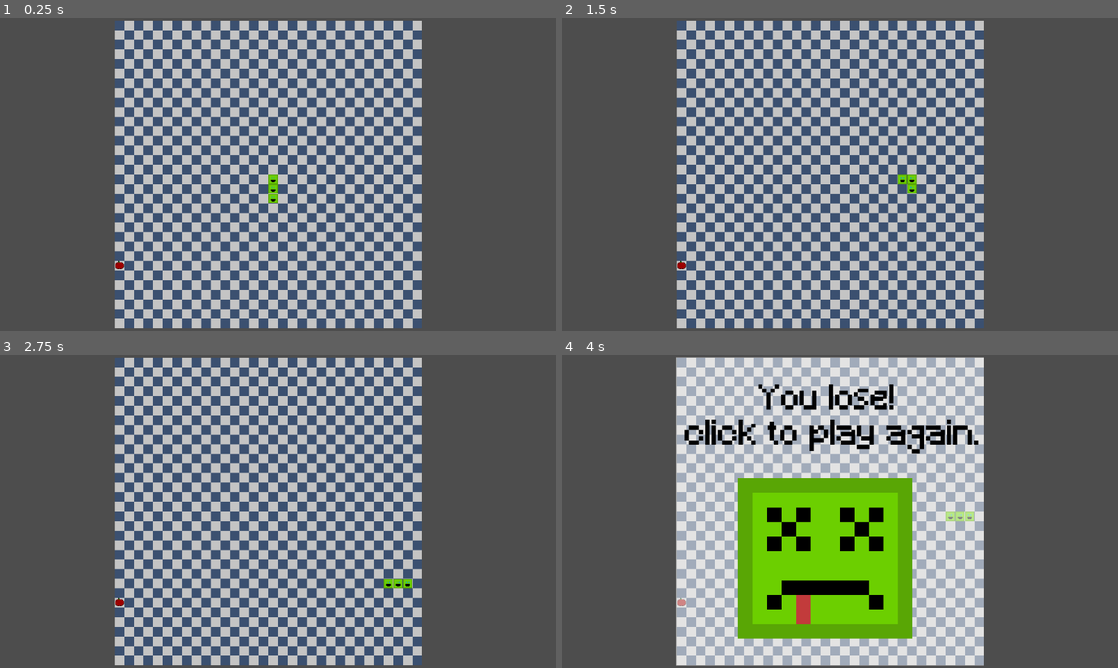
Above: before the commit, frames 1-4 (two rows, left to right).
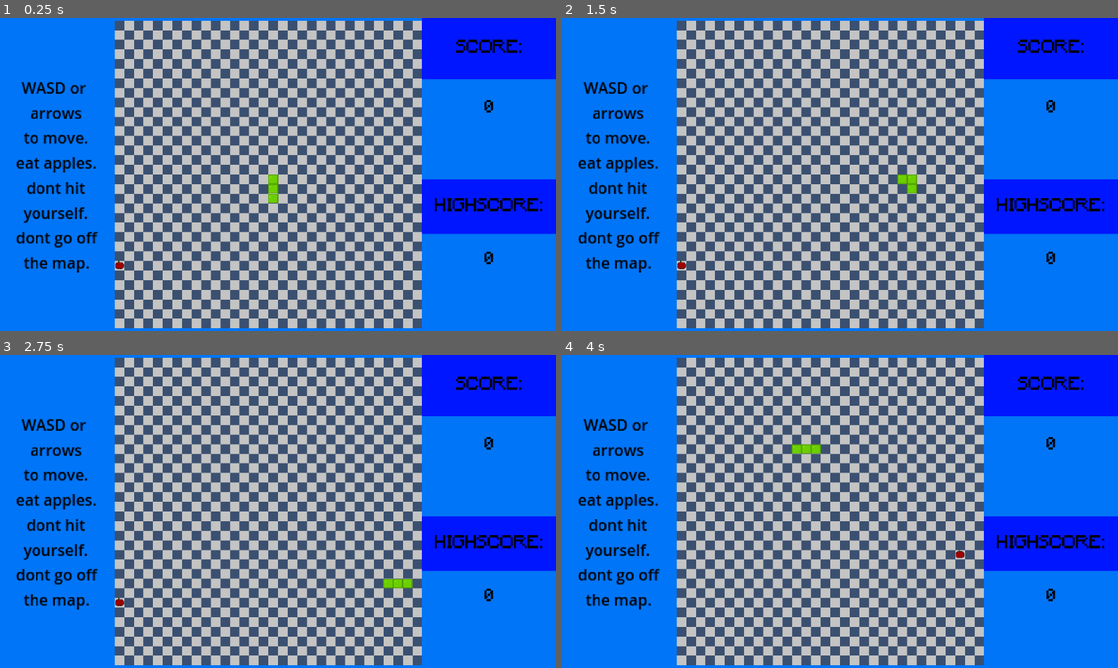
Above: after the commit, the same moments.

Repository: cash30/grid
Game: Godot game, scene res://Scenes/Main.tscn
Two runs of this game, one before a commit and one after it. Both use one fixed random seed, a clock stepped at 60 frames per second and the inputs below.
Inputs (mouse positions are in pixels of both pictures, inside the frame that each line leads up to):
- Up to frame 1 (0.25 s): no input
- Up to frame 2 (1.5 s): tap Enter at 0.5 s; move the mouse to (962, 158) at 0.52 s; hold Right (right) 0.53-1.28 s; click (962, 158) at 0.6 s; move the mouse to (728, 190) at 1.27 s; hold Down (down) from 1.28 s (still down); click (728, 190) at 1.35 s
- Up to frame 3 (2.75 s): move the mouse to (333, 442) at 2.02 s; release Down (down) at 2.03 s; hold Right (right) from 2.03 s (still down); click (333, 442) at 2.1 s
- Up to frame 4 (4 s): move the mouse to (812, 574) at 2.77 s; release Right (right) at 2.78 s; hold Up (up) 2.78-3.53 s; click (812, 574) at 2.85 s; tap Enter at 3.5 s; move the mouse to (1006, 558) at 3.52 s; hold Left (left) from 3.53 s (still down); click (1006, 558) at 3.6 s

The runs differ from the first frame. In frame 1, 46% of the frame differs, in the area x 0-100%, y 0-100%; in frame 2, 46%; in frame 3, 46%; in frame 4, 100%.

Commit message:
final commit

Diff:
--- /dev/null
+++ b/Fonts/pixalated text.tres
@@ -0,0 +1,8 @@
+[gd_resource type="LabelSettings" load_steps=2 format=3 uid="uid://cyuot3j0yi5tv"]
+
+[ext_resource type="FontFile" uid="uid://drepwvbab1xo3" path="res://Fonts/pixal/Minecraft.ttf" id="1_of37u"]
+
+[resource]
+font = ExtResource("1_of37u")
+font_size = 55
+font_color = Color(0, 0, 0, 1)
--- a/Scenes/Main.tscn
+++ b/Scenes/Main.tscn
@@ -1,18 +1,47 @@
-[gd_scene load_steps=5 format=3 uid="uid://dtlojkddgo42w"]
+[gd_scene load_steps=6 format=3 uid="uid://dtlojkddgo42w"]
 
-[ext_resource type="Texture2D" uid="uid://chqunargevfp0" path="res://Art/Snake/1/Map.png" id="1_r150o"]
 [ext_resource type="PackedScene" uid="uid://bnjmo3v0kwf3j" path="res://Scenes/lose.tscn" id="3_pbw6q"]
 [ext_resource type="Texture2D" uid="uid://d0nal4ijap5tt" path="res://Art/Snake/2/map.png" id="3_rgh2o"]
 [ext_resource type="Script" uid="uid://by6kkd6164h2a" path="res://lose.gd" id="4_v1gob"]
+[ext_resource type="PackedScene" uid="uid://b7eofb3yer2of" path="res://Scenes/scoreCounter.tscn" id="5_pbw6q"]
+
+[sub_resource type="LabelSettings" id="LabelSettings_rgh2o"]
+font_color = Color(0, 0, 0, 1)
 
 [node name="Main" type="Node"]
 
-[node name="Map" type="Sprite2D" parent="."]
-visible = false
-z_index = -1
-position = Vector2(155, 155.00002)
-scale = Vector2(10, 10)
-texture = ExtResource("1_r150o")
+[node name="ColorRect" type="ColorRect" parent="."]
+z_index = -2
+anchors_preset = 15
+anchor_right = 1.0
+anchor_bottom = 1.0
+offset_left = -125.0
+offset_top = 2.0
+offset_right = -694.0
+offset_bottom = -319.0
+grow_horizontal = 2
+grow_vertical = 2
+color = Color(0, 0.45882353, 0.96862745, 1)
+
+[node name="Label" type="Label" parent="ColorRect"]
+layout_mode = 1
+anchors_preset = -1
+anchor_right = 0.20400001
+anchor_bottom = 1.003
+offset_right = 0.067993164
+offset_bottom = 0.018981934
+text = "WASD or
+arrows
+to move.
+eat apples.
+dont hit
+yourself.
+dont go off
+the map."
+label_settings = SubResource("LabelSettings_rgh2o")
+horizontal_alignment = 1
+vertical_alignment = 1
+autowrap_trim_flags = 128
 
 [node name="Map2" type="Sprite2D" parent="."]
 z_index = -1
@@ -32,3 +61,10 @@
 offset_bottom = 4.0
 scale = Vector2(0.495, 0.495)
 script = ExtResource("4_v1gob")
+
+[node name="Score" parent="." instance=ExtResource("5_pbw6q")]
+offset_left = 315.0
+offset_top = 2.0
+offset_right = 352.25598
+offset_bottom = 372.0
+scale = Vector2(0.32, 0.32)
--- a/Scenes/lose.tscn
+++ b/Scenes/lose.tscn
@@ -1,14 +1,9 @@
-[gd_scene load_steps=5 format=3 uid="uid://bnjmo3v0kwf3j"]
+[gd_scene load_steps=4 format=3 uid="uid://bnjmo3v0kwf3j"]
 
-[ext_resource type="FontFile" uid="uid://drepwvbab1xo3" path="res://Fonts/pixal/Minecraft.ttf" id="1_ie4w5"]
+[ext_resource type="LabelSettings" uid="uid://cyuot3j0yi5tv" path="res://Fonts/pixalated text.tres" id="1_g0cl2"]
 [ext_resource type="Texture2D" uid="uid://diwi3aerg5fls" path="res://Art/Snake/2/ded.png" id="2_g0cl2"]
 
 [sub_resource type="Theme" id="Theme_g0cl2"]
-
-[sub_resource type="LabelSettings" id="LabelSettings_04a82"]
-font = ExtResource("1_ie4w5")
-font_size = 70
-font_color = Color(0, 0, 0, 1)
 
 [node name="Lose" type="Control"]
 layout_mode = 3
@@ -35,19 +30,19 @@
 [node name="Label" type="Label" parent="."]
 layout_mode = 1
 anchors_preset = -1
-anchor_top = 0.33800003
+anchor_top = 0.09
 anchor_right = 1.0
-anchor_bottom = 0.74500006
+anchor_bottom = 0.497
 offset_left = 3.0
-offset_top = -161.02402
+offset_top = -0.3200035
 offset_right = 3.0
-offset_bottom = -160.76004
+offset_bottom = -0.055999756
 grow_horizontal = 2
 grow_vertical = 2
 theme = SubResource("Theme_g0cl2")
 text = "You lose!
  click to play again."
-label_settings = SubResource("LabelSettings_04a82")
+label_settings = ExtResource("1_g0cl2")
 horizontal_alignment = 1
 
 [node name="Ded" type="Sprite2D" parent="."]
--- /dev/null
+++ b/Scenes/player/body.gd
@@ -0,0 +1,23 @@
+extends Sprite2D
+
+#i coulnt get this to work
+
+#var myPos : Vector2
+#var headPos = Main.snakeData[0]
+## Called when the node enters the scene tree for the first time.
+#func _ready() -> void:
+	#pass # Replace with function body.
+#
+#
+## Called every frame. 'delta' is the elapsed time since the previous frame.
+#func _process(delta: float) -> void:
+	#myPos = get_parent().position / 10
+	#myPos.x -= 1
+	#headPos = Main.snakeData[-1]
+	##print("head pos: ", headPos)
+	##print("myPos: ", myPos)
+	#
+	#if myPos == headPos:
+		#hide()
+	#else:
+		#show()
--- a/Scenes/player/player.tscn
+++ b/Scenes/player/player.tscn
@@ -1,14 +1,11 @@
-[gd_scene load_steps=7 format=3 uid="uid://p5sjc0fmjllw"]
+[gd_scene load_steps=6 format=3 uid="uid://p5sjc0fmjllw"]
 
 [ext_resource type="Script" uid="uid://ce7fn3xle8hnu" path="res://Scripts/player.gd" id="1_eo61r"]
-[ext_resource type="Texture2D" uid="uid://biqpr5bsaw3kw" path="res://Art/Snake/1/Head.png" id="2_eo61r"]
 [ext_resource type="Texture2D" uid="uid://bn5b3o32ch5sh" path="res://Art/Snake/2/body.png" id="3_e41v5"]
 [ext_resource type="Texture2D" uid="uid://5q0s6lm2t25" path="res://Art/Snake/2/head.png" id="4_ca0mu"]
+[ext_resource type="Script" uid="uid://ciwdiphu8lr8m" path="res://Scenes/player/body.gd" id="4_e41v5"]
 
 [sub_resource type="RectangleShape2D" id="RectangleShape2D_eo61r"]
-size = Vector2(8, 8)
-
-[sub_resource type="RectangleShape2D" id="RectangleShape2D_e41v5"]
 size = Vector2(8, 8)
 
 [node name="player" type="CharacterBody2D" groups=["head"]]
@@ -22,22 +19,12 @@
 scale = Vector2(0.806575, 0.8792488)
 texture = ExtResource("4_ca0mu")
 
-[node name="Head" type="Sprite2D" parent="."]
-visible = false
-scale = Vector2(0.9, 0.9)
-texture = ExtResource("2_eo61r")
-
 [node name="Timer" type="Timer" parent="."]
 wait_time = 0.1
 
 [node name="body" type="Sprite2D" parent="."]
-visible = false
-position = Vector2(15, 2)
+scale = Vector2(0.879, 0.879)
 texture = ExtResource("3_e41v5")
-
-[node name="Area2D" type="Area2D" parent="." groups=["head"]]
-
-[node name="CollisionShape2D" type="CollisionShape2D" parent="Area2D"]
-shape = SubResource("RectangleShape2D_e41v5")
+script = ExtResource("4_e41v5")
 
 [connection signal="timeout" from="Timer" to="." method="_on_timer_timeout"]
--- /dev/null
+++ b/Scenes/scoreCounter.tscn
@@ -0,0 +1,88 @@
+[gd_scene load_steps=4 format=3 uid="uid://b7eofb3yer2of"]
+
+[ext_resource type="LabelSettings" uid="uid://cyuot3j0yi5tv" path="res://Fonts/pixalated text.tres" id="1_55u6u"]
+[ext_resource type="Script" uid="uid://b168pg45snwt0" path="res://Scripts/scoreCounter.gd" id="2_0gcti"]
+[ext_resource type="Script" uid="uid://jb81t4tbcx31" path="res://Scripts/highscore.gd" id="3_rl04j"]
+
+[node name="Score" type="Control"]
+layout_mode = 3
+anchor_right = 0.347
+anchor_bottom = 1.0
+offset_right = 37.25598
+offset_bottom = 370.0
+grow_horizontal = 2
+grow_vertical = 2
+
+[node name="BG" type="ColorRect" parent="."]
+layout_mode = 1
+anchors_preset = 15
+anchor_right = 1.0
+anchor_bottom = 1.0
+grow_horizontal = 2
+grow_vertical = 2
+color = Color(0, 0.45812714, 0.96744174, 1)
+
+[node name="top blue" type="ColorRect" parent="BG"]
+layout_mode = 1
+anchors_preset = -1
+anchor_right = 1.0
+anchor_bottom = 0.19600001
+offset_bottom = -0.008003235
+color = Color(0, 0.08627451, 1, 1)
+
+[node name="Score labal" type="Label" parent="BG/top blue"]
+layout_mode = 1
+anchors_preset = -1
+anchor_right = 1.0
+anchor_bottom = 1.0
+text = "SCORE:"
+label_settings = ExtResource("1_55u6u")
+horizontal_alignment = 1
+vertical_alignment = 1
+
+[node name="score" type="Label" parent="BG/top blue"]
+layout_mode = 1
+anchors_preset = -1
+anchor_top = 1.0
+anchor_right = 1.0
+anchor_bottom = 1.95
+text = "00"
+label_settings = ExtResource("1_55u6u")
+horizontal_alignment = 1
+vertical_alignment = 1
+script = ExtResource("2_0gcti")
+
+[node name="bottom blue" type="ColorRect" parent="BG"]
+layout_mode = 1
+anchors_preset = -1
+anchor_top = 2.3620002
+anchor_right = 1.0
+anchor_bottom = 3.213
+offset_top = -1879.5161
+offset_bottom = -2567.834
+color = Color(0, 0.08627451, 1, 1)
+
+[node name="Highscore labal" type="Label" parent="BG/bottom blue"]
+layout_mode = 1
+anchors_preset = -1
+anchor_right = 1.0
+anchor_bottom = 1.0
+grow_horizontal = 2
+grow_vertical = 2
+theme_override_font_sizes/font_size = 106
+text = "HIGHSCORE:"
+label_settings = ExtResource("1_55u6u")
+horizontal_alignment = 1
+vertical_alignment = 1
+
+[node name="highscore" type="Label" parent="BG/bottom blue"]
+layout_mode = 1
+anchors_preset = -1
+anchor_top = 1.0
+anchor_right = 1.0
+anchor_bottom = 1.95
+text = "00"
+label_settings = ExtResource("1_55u6u")
+horizontal_alignment = 1
+vertical_alignment = 1
+script = ExtResource("3_rl04j")
--- /dev/null
+++ b/Scripts/highscore.gd
@@ -0,0 +1,11 @@
+extends Label
+var score = 0
+var highScore = 0
+# Called when the node enters the scene tree for the first time.
+
+# Called every frame. 'delta' is the elapsed time since the previous frame.
+func _process(_delta: float) -> void:
+	score = Main.score
+	if score > highScore and Main.didLose:
+		highScore = score
+	text = str(highScore)
--- a/Scripts/main.gd
+++ b/Scripts/main.gd
@@ -1,6 +1,7 @@
 extends Node
 
 var didStart = false
+var isSnakeGenerated = false
 
 var oldData : Array = []
 var snakeData : Array = []
@@ -33,25 +34,23 @@
 func _ready() -> void:
 	newGame()
 	add_child(appleInst)
-	#newApple()
-	pass # Replace with function body.
+
 
 
 # Called every frame. 'delta' is the elapsed time since the previous frame.
-func _process(delta: float) -> void:
+func _process(_delta: float) -> void:
 	if didLose:
 		lose()
-	pass
 
 
 func newGame() -> void:
+	didLose = false
 	score = 0
 	mmoveDirection = up
 	canMove = true
 	generateSnake()
 	newApple()
 	#get_tree().change_scene_to_packed(null)
-	var didLose = false
 
 func generateSnake() -> void:
 	oldData.clear()
@@ -60,6 +59,7 @@
 	for i in range(3):
 		addSegment(startingPos + Vector2(0, i))
 		print("adding to snake :D. ", i + 1)
+	isSnakeGenerated = true
 
 func addSegment(pos):
 	snakeData.append(pos)
@@ -72,8 +72,8 @@
 func checkOutIfHitWall():
 	if snakeData[0].x < 0 or snakeData[0].x > cells - 1 or snakeData[0].y < 0 or snakeData[0].y > cells - 1:
 		print("hit wall")
-		didLose = true
-	#end_game()
+		#didLose = true
+		lose()
 
 func checkIfAppleEaton():
 	if snakeData[0] == applePos:
@@ -86,7 +86,7 @@
 	for i in range(1, len(snakeData)):
 		if snakeData[0] == snakeData[i]:
 			print("ate self")
-			didLose = true
+			lose()
 			#end_game()
 
 func newApple():
@@ -95,9 +95,7 @@
 		makeNewApple = false
 		applePos = Vector2(randi_range(0, cells - 1), randi_range(0, cells - 1))
 		print("apple pos: ", applePos)
-		#for i in snakeData:
-			#if applePos == i:
-				#makeNewApple = true
+
 	if appleInst:
 		appleInst.position = (applePos* cellSize)+ Vector2(0, cellSize)
 		print(appleInst.position)
@@ -107,13 +105,5 @@
 
 func lose():
 	print("loser!")
-	#get_tree().change_scene_to_packed(loseScene)
-	#canMove = false
-
-#func _on_apple_area_entered(area: Area2D) -> void:
-	#if area.is_in_group("head"):
-		#newApple()
-		#print("nom")
-		#score += 1
-		#print(score)
-		##addSegment(oldData[0])
+	canMove = false
+	didLose = true
--- a/Scripts/piece.gd
+++ b/Scripts/piece.gd
@@ -29,9 +29,6 @@
 	if shapeNum == 1:
 		shape = "L"
 
-# Called every frame. 'delta' is the elapsed time since the previous frame.
-func _process(_delta: float) -> void:
-	pass
 
 
 func getColor() -> String:
--- a/Scripts/player.gd
+++ b/Scripts/player.gd
@@ -15,7 +15,7 @@
 	#move_and_slide()
 
 func moveSnake():
-	if Main.canMove:
+	if Main.canMove and !Main.didLose:
 
 		if Input.is_action_pressed("up") and Main.mmoveDirection != Main.down and !Input.is_action_pressed("down"):
 			Main.mmoveDirection = Main.up
@@ -37,23 +37,26 @@
 			Main.canMove = false
 			if !Main.gameStarted:
 				startGame()
+	elif Main.didLose:
+		hide()
 
 
 func startGame():
 	Main.gameStarted = true
-	#Main.newGame()
 	$Timer.start()
 
 
 func _on_timer_timeout() -> void:
-	Main.canMove = true
-	Main.oldData = [] + Main.snakeData
-	Main.snakeData[0] += moveDirection
-	for i in range(len(Main.snakeData)):
-		#move all the segments along by one
-		if i > 0:
-			Main.snakeData[i] = Main.oldData[i - 1]
-		Main.snake[i].position = (Main.snakeData[i] * Main.cellSize) + Vector2(0, Main.cellSize)
+	if Main.isSnakeGenerated:
+		Main.canMove = true
+		Main.oldData = [] + Main.snakeData
+		Main.snakeData[0] += moveDirection
+		for i in range(len(Main.snakeData)):
+			#move all the segments along by one
+			if i > 0:
+				Main.snakeData[i] = Main.oldData[i - 1]
+			Main.snake[i].position = (Main.snakeData[i] * Main.cellSize) + Vector2(0, Main.cellSize)
+
 
 	if !Main.didLose:
 		Main.checkOutIfHitWall()
--- a/Scripts/scoreCounter.gd
+++ b/Scripts/scoreCounter.gd
@@ -1,15 +1,12 @@
 extends Label
 var score = 1
 
-func _ready() -> void:
-	pass
 
 func _process(_delta: float) -> void:
-	var score = Main.score
-	text = "score: " + str(score)
 	if Main != null:
-		#print(Main.score)
-		print(Main)
+		score = Main.score
+		text = str(score)
+
 	else:
 		print("Cant find main scene")
 	#print("updating score")
--- a/lose.gd
+++ b/lose.gd
@@ -1,15 +1,12 @@
 extends Control
 
 
-# Called when the node enters the scene tree for the first time.
-func _ready() -> void:
-	pass # Replace with function body.
+# Called every frame. 'delta' is the elapsed time since the previous frame.
+func _process(_delta: float) -> void:
 
-
-# Called every frame. 'delta' is the elapsed time since the previous frame.
-func _process(delta: float) -> void:
 	if Main.didLose:
 		show()
+		if Input.is_action_just_pressed("click"):
+			Main.newGame()
 	else:
 		hide()
-	pass
Not shown, added: Scenes/player/body.gd.uid
Not shown, added: Scripts/highscore.gd.uid
Not shown, added: export_presets.cfg
Not shown, changed: README.md
